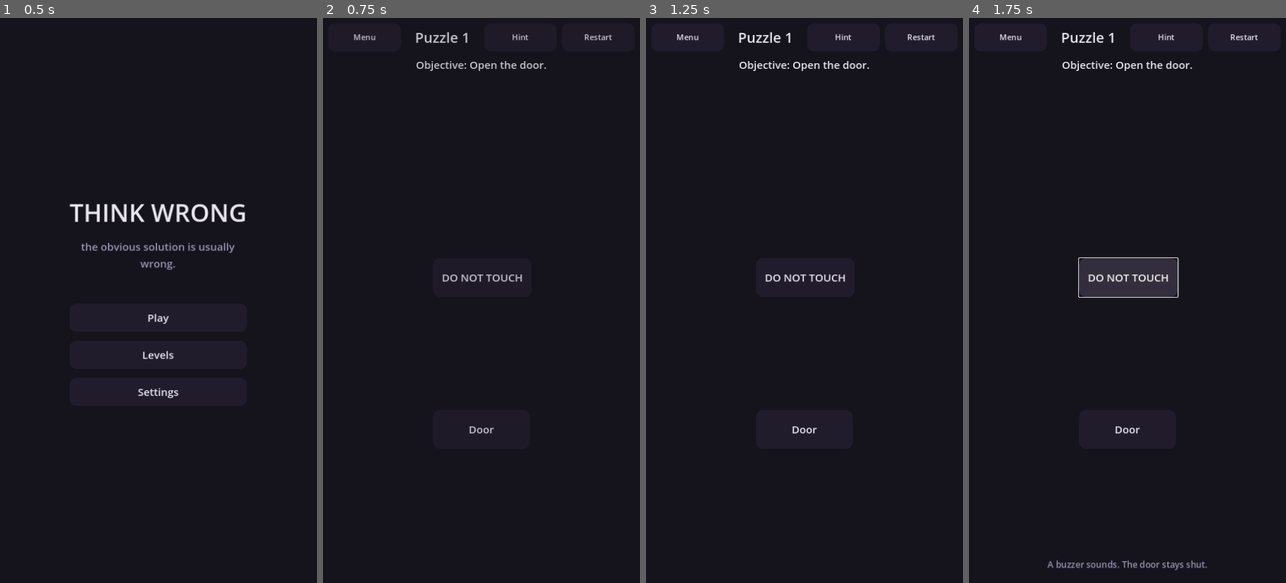
Above: before the commit, frames 1-4 (left to right).
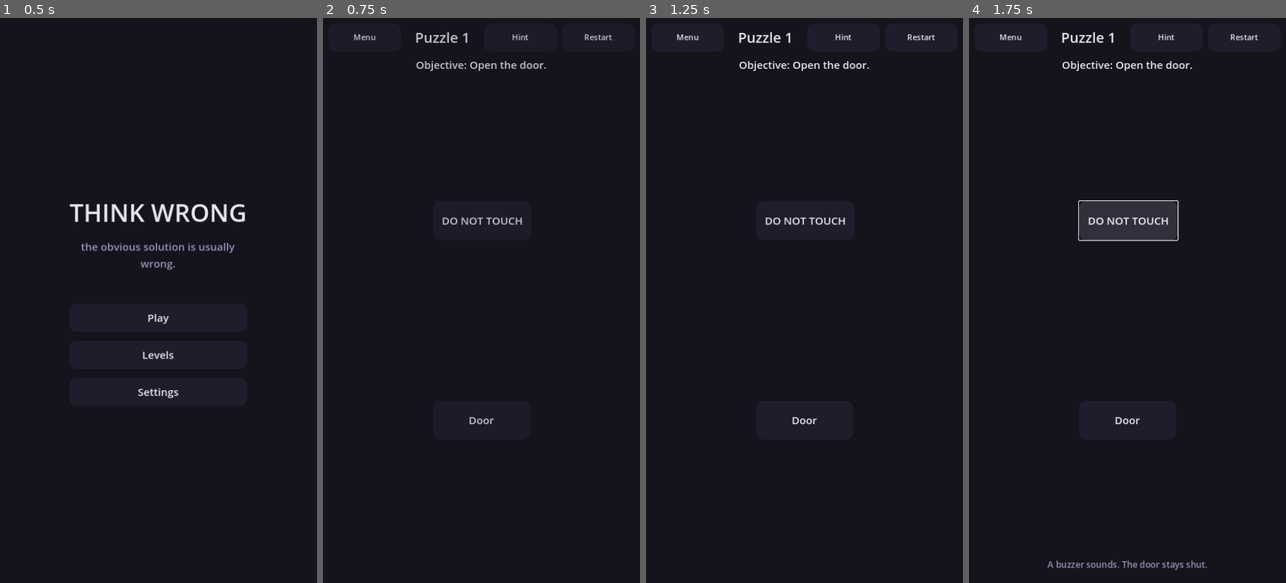
Above: after the commit, the same moments.

Repository: MaherTaha203/think-wrong
Game: Godot game, scene res://scenes/Main.tscn
Same seed, same stepped clock (60 frames per second), same inputs: the game is played once before the commit and once after it.
Inputs:
- Up to frame 1 (0.5 s): no input
- Up to frame 2 (0.75 s): click "Play" at 0.5 s
- Up to frame 3 (1.25 s): no input
- Up to frame 4 (1.75 s): click "DO NOT TOUCH" at 1.25 s

Frame 1 is identical in both runs. In frame 2, 0.5% of the frame differs, in the area x 37-63%, y 35-74%; in frame 3, 0.5%; in frame 4, 4.6%, in the area x 34-67%, y 32-74%.

Commit message:
fix(puzzles): honest objectives, on-screen captions, P05 fairness redesign
- P03 WAIT: objective no longer threatens a deadline that does not exist
  ('before it's too late'); timer caption states what happens at zero.
- P05 THE BUTTON: the objective 'Press the button to open the door' was
  false (only the lever opened it). Now the lever restores power and the
  button opens the door; the button's caption shows its power light from
  the start and a failed press says why. Lever is a full-size labelled
  control with a state caption.
- All clues rewritten as short factual captions (they are now rendered);
  glyph-only affordances removed; P04 controls no longer overlap (0.32 ->
  0.28); every puzzle declares its solution.

Co-Authored-By: Claude Opus 5.5 <noreply@anthropic.com>
Claude-Session: https://claude.ai/code/session_01SgGDGmy4frGKe9WMwXS1Wc

Diff:
--- a/scripts/data/puzzles.gd
+++ b/scripts/data/puzzles.gd
@@ -1,8 +1,12 @@
 extends RefCounted
 class_name Puzzles
 ## The five prototype puzzles, expressed purely as PuzzleDefinition data. Each
-## challenges an obvious assumption fairly: every solving interaction is visible
-## and clued; no invisible hitboxes, no pixel hunting, no arbitrary taps.
+## challenges an obvious assumption fairly: every solving interaction is a
+## visible, labelled control; every clue is an on-screen caption; objectives are
+## literally true; no invisible hitboxes, no pixel hunting, no outside knowledge.
+##
+## Captions ("clue") are short, factual observations of the scene — never
+## designer commentary — so showing them is honest without solving the puzzle.
 
 static func count() -> int:
 	return _specs().size()
@@ -28,9 +32,10 @@
 			"assumption": "The big button is the way to progress.",
 			"interactables": [
 				{"id": "button", "label": "DO NOT TOUCH", "kind": "button", "action": "touch_button",
-				 "position": Vector2(0.5, 0.42), "clue": "A loud warning — suspiciously attention-grabbing."},
+				 "position": Vector2(0.5, 0.3), "clue": "Wired to a buzzer."},
 				{"id": "door", "label": "Door", "kind": "door", "action": "open_door",
-				 "position": Vector2(0.5, 0.74), "clue": "An ordinary closed door with a handle. The objective names it."},
+				 "position": Vector2(0.5, 0.72), "clue": "Closed. It has a handle.",
+				 "clue_on": {"door_open": "Open."}},
 			],
 			"actions": {
 				"touch_button": {"solves": false, "progress": false,
@@ -39,8 +44,9 @@
 					"effects": {"door_open": true}, "feedback": "You simply open the door."},
 			},
 			"completion": {"facts": {"door_open": true}, "min_elapsed": 0.0},
+			"solution": ["open_door"],
 			"hints": [
-				"The button is shouting for your attention. Re-read the objective — does it mention the button?",
+				"The button is shouting for your attention. Re-read the objective: does it mention the button?",
 				"You were asked to open the door. The door is right there, with a handle.",
 				"Ignore the button. Tap the door itself to open it.",
 			],
@@ -52,46 +58,52 @@
 			"assumption": "The key must travel to the lock.",
 			"interactables": [
 				{"id": "key", "label": "Key", "kind": "key", "anchored": true, "action": "move_key_to_lock",
-				 "position": Vector2(0.28, 0.5), "clue": "The key is bolted to the wall — it cannot move."},
+				 "position": Vector2(0.28, 0.5), "clue": "Bolted to the wall."},
 				{"id": "lock", "label": "Lock", "kind": "lock", "movable": true, "action": "move_lock_to_key",
-				 "position": Vector2(0.72, 0.5), "clue": "The lock sits on a sliding rail — it can be moved."},
+				 "position": Vector2(0.72, 0.5), "clue": "On a sliding rail.",
+				 "clue_on": {"unlocked": "Unlocked."}},
 			],
 			"actions": {
 				"move_key_to_lock": {"solves": false, "progress": false,
 					"feedback": "The key is bolted down. It won't move."},
 				"move_lock_to_key": {"solves": true, "progress": true,
-					"effects": {"unlocked": true}, "feedback": "The lock slides onto the key. Click — unlocked."},
+					"effects": {"unlocked": true}, "feedback": "The lock slides onto the key. Click: unlocked."},
 			},
 			"completion": {"facts": {"unlocked": true}, "min_elapsed": 0.0},
+			"solution": ["move_lock_to_key"],
 			"hints": [
 				"You assume the key is the thing that must move.",
-				"Look at the affordances: the key is bolted; the lock is on a rail.",
-				"Move the lock to the key, not the key to the lock.",
+				"Read the captions: the key is bolted; the lock is on a rail.",
+				"Move the lock to the key: tap the lock.",
 			],
 		},
 		# ---- Puzzle 03 — WAIT -------------------------------------------
+		# The countdown and the HURRY! button create urgency; nothing is at stake
+		# and nothing fails. The objective is honest ("get through the door"), and
+		# the timer's caption states literally what happens at zero.
 		{
 			"id": 3, "key": "wait", "title": "WAIT",
-			"objective": "Get through the door before it's too late.",
-			"assumption": "Urgency means you must act quickly.",
+			"objective": "Get through the door.",
+			"assumption": "A countdown means you must act quickly.",
 			"interactables": [
 				{"id": "timer", "label": "Timer", "kind": "timer",
-				 "position": Vector2(0.5, 0.36), "clue": "Counts down. The text says the door opens when it reaches zero."},
+				 "position": Vector2(0.5, 0.2), "clue": "At zero, the door opens."},
 				{"id": "hurry", "label": "HURRY!", "kind": "button", "action": "tap_hurry",
-				 "position": Vector2(0.5, 0.6), "clue": "A tempting 'skip' button — but nothing says it does anything."},
+				 "position": Vector2(0.5, 0.5), "clue": "No wires attached."},
 				{"id": "door", "label": "Door", "kind": "door",
-				 "position": Vector2(0.5, 0.8), "clue": "Opens on its own when the timer ends."},
+				 "position": Vector2(0.5, 0.8), "clue": "Closed."},
 			],
 			"actions": {
 				"tap_hurry": {"solves": false, "progress": false,
-					"feedback": "The timer can't be rushed."},
+					"feedback": "Nothing happens. The timer can't be rushed."},
 			},
 			"completion": {"facts": {}, "min_elapsed": 3.0},
 			"time_threshold": 3.0,
+			"solution": [],
 			"hints": [
-				"Urgency is a feeling the scene is giving you — not a rule.",
-				"Read it literally: the door opens when the timer ends. Do you need to do anything?",
-				"Do nothing. Wait for the timer to reach zero; the door opens by itself.",
+				"The countdown feels urgent. Is anything actually at stake?",
+				"Read the timer's caption: what happens when it reaches zero?",
+				"Do nothing. When the timer reaches zero, the door opens by itself.",
 			],
 		},
 		# ---- Puzzle 04 — THE BOX ----------------------------------------
@@ -101,51 +113,65 @@
 			"assumption": "The object must move into the box.",
 			"interactables": [
 				{"id": "object", "label": "Object", "kind": "object", "anchored": true, "action": "move_object_to_box",
-				 "position": Vector2(0.32, 0.55), "clue": "Pinned in place — it will not move."},
+				 "position": Vector2(0.28, 0.55), "clue": "Pinned to the floor."},
 				{"id": "box", "label": "Box", "kind": "box", "movable": true, "action": "move_box_to_object",
-				 "position": Vector2(0.7, 0.55), "clue": "On casters — it slides freely."},
+				 "position": Vector2(0.72, 0.55), "clue": "On casters.",
+				 "clue_on": {"in_box": "Over the object."}},
 			],
 			"actions": {
 				"move_object_to_box": {"solves": false, "progress": false,
 					"feedback": "The object is pinned down. It won't budge."},
 				"move_box_to_object": {"solves": true, "progress": true,
-					"effects": {"in_box": true}, "feedback": "You slide the box over the object. It's in."},
+					"effects": {"in_box": true}, "feedback": "You roll the box over the object. It's in."},
 			},
 			"completion": {"facts": {"in_box": true}, "min_elapsed": 0.0},
+			"solution": ["move_box_to_object"],
 			"hints": [
 				"You assume the object goes to the box.",
 				"Which one can actually move? The object is pinned; the box is on casters.",
-				"Move the box onto the object.",
+				"Move the box onto the object: tap the box.",
 			],
 		},
 		# ---- Puzzle 05 — THE BUTTON -------------------------------------
-		# Fairness redesign: the secondary control is VISIBLE (overlooked, not
-		# hidden). The obvious button gives a logical "no power" clue pointing to
-		# the clearly-shown lever. No pixel hunting, no invisible interaction.
+		# The objective is literally true: pressing the button opens the door,
+		# but only once it has power. The power lever is a full-size, labelled
+		# control with a state caption (overlooked, never hidden). The button's
+		# caption shows its power light from the start, and pressing it without
+		# power says why it failed. No pixel hunting, no invisible interaction.
 		{
 			"id": 5, "key": "the_button", "title": "THE BUTTON",
 			"objective": "Press the button to open the door.",
-			"assumption": "The labelled button is the control that works.",
+			"assumption": "The labelled button works on its own.",
 			"interactables": [
 				{"id": "button", "label": "OPEN", "kind": "button", "action": "press_button",
-				 "position": Vector2(0.5, 0.45), "clue": "Labelled OPEN — but shows a dim 'no power' light."},
-				{"id": "lever", "label": "Power", "kind": "lever", "movable": true, "action": "pull_lever",
-				 "position": Vector2(0.78, 0.66), "clue": "A visible power lever on the wall, currently down."},
+				 "position": Vector2(0.5, 0.25), "clue": "Power light: off.",
+				 "clue_on": {"power": "Power light: on."}},
+				{"id": "lever", "label": "Power lever", "kind": "lever", "action": "pull_lever",
+				 "position": Vector2(0.72, 0.53), "clue": "Down: power off.",
+				 "clue_on": {"power": "Up: power on."}},
 				{"id": "door", "label": "Door", "kind": "door",
-				 "position": Vector2(0.5, 0.82), "clue": "Opens once power reaches the mechanism."},
+				 "position": Vector2(0.5, 0.8), "clue": "Closed.",
+				 "clue_on": {"door_open": "Open."}},
 			],
+			"initial_facts": {"power": false},
 			"actions": {
-				"press_button": {"solves": false, "progress": false,
-					"feedback": "No power. The button is dead — something upstream is off."},
-				"pull_lever": {"solves": true, "progress": true,
+				"press_button": {"solves": true, "progress": true,
+					"requires": {"power": true},
+					"fail_feedback": "Click. Nothing. The power light is off.",
 					"effects": {"door_open": true},
-					"feedback": "The lever engages the power. The door slides open."},
+					"feedback": "The button lights up. The door slides open."},
+				"pull_lever": {"solves": false, "progress": true,
+					"requires": {"power": false},
+					"fail_feedback": "The lever is already up.",
+					"effects": {"power": true},
+					"feedback": "Clunk. Power on. The OPEN button's light comes on."},
 			},
 			"completion": {"facts": {"door_open": true}, "min_elapsed": 0.0},
+			"solution": ["pull_lever", "press_button"],
 			"hints": [
-				"The obvious button isn't the only control on screen.",
-				"The button told you 'no power'. What else, clearly visible, could supply it?",
-				"Pull the power lever on the wall; that opens the door.",
+				"The button isn't broken. Read its power light.",
+				"The power light is off. Another control on screen is labelled 'Power'.",
+				"Pull the power lever, then press OPEN.",
 			],
 		},
 	]
